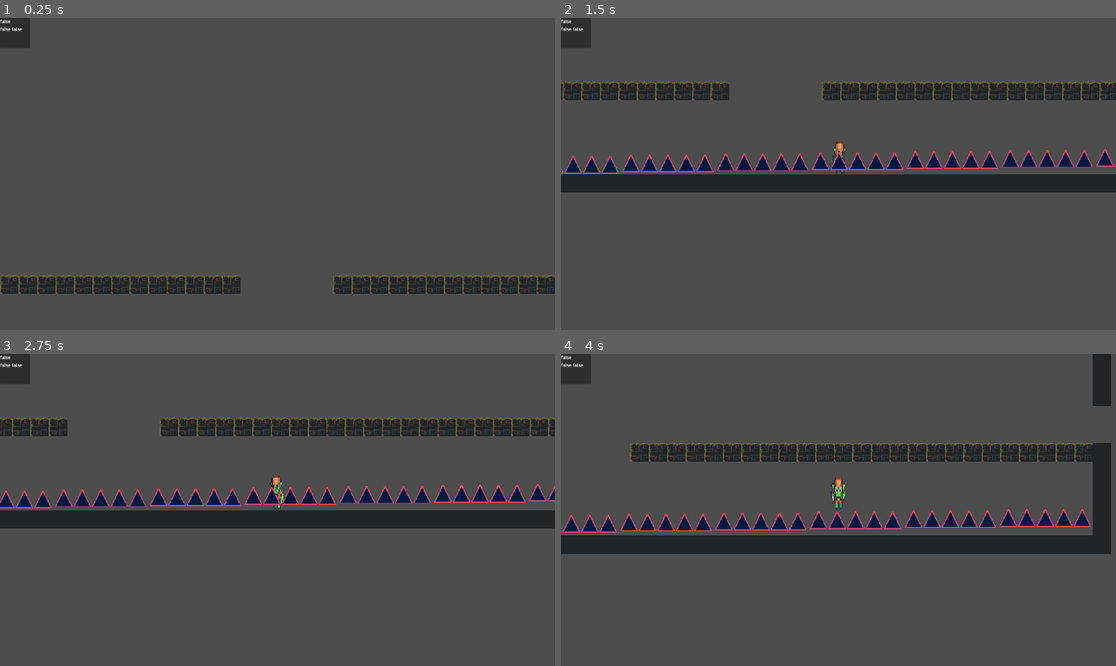
Above: before the commit, frames 1-4 (two rows, left to right).
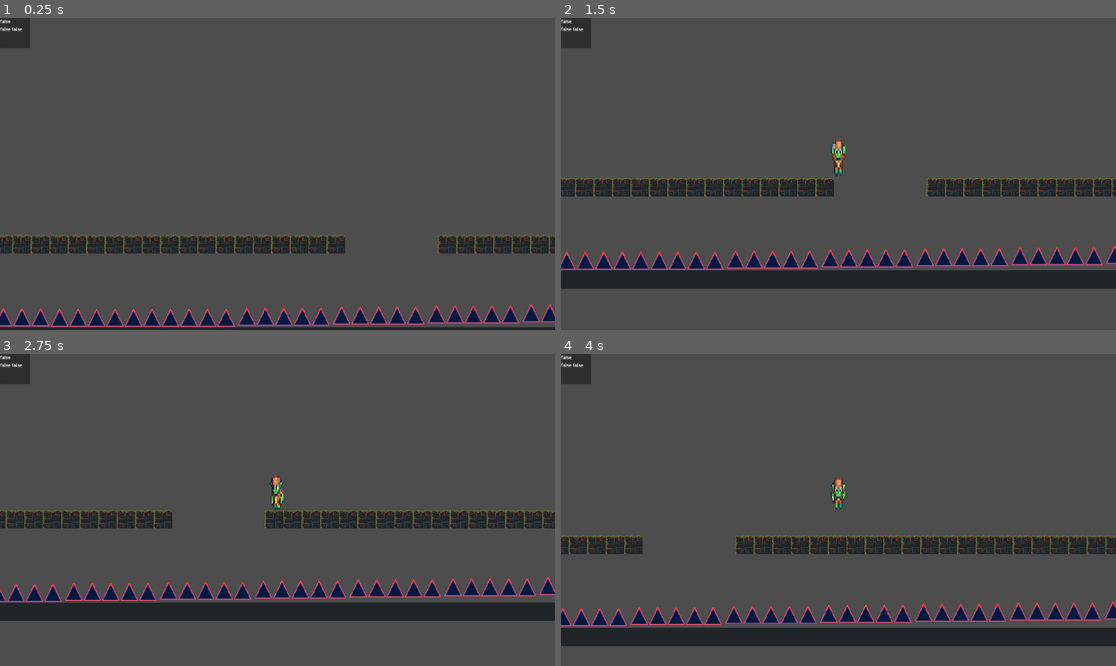
Above: after the commit, the same moments.

Repository: DevFTB/GMTK2024
Game: Godot game, scene res://level_tester.tscn
The game is run twice, just before and just after one commit, with the same random seed, the same clock (stepped at 60 frames per second) and the same inputs. This scene is started directly instead of the project's main scene.
Inputs:
- Up to frame 1 (0.25 s): no input
- Up to frame 2 (1.5 s): hold F (interact) 0.53-1.28 s; hold D (move_right) from 0.53 s (still down); tap Space (jump) at 0.77 s; tap F (interact) at 1.35 s
- Up to frame 3 (2.75 s): tap Space (jump) at 1.52 s; release D (move_right) at 2.03 s; hold A (move_left) from 2.03 s (still down); hold F (interact) from 2.03 s (still down)
- Up to frame 4 (4 s): release A (move_left) at 2.78 s; release F (interact) at 2.78 s; hold D (move_right) from 2.78 s (still down); tap F (interact) at 2.85 s; tap Space (jump) at 3.02, 3.77 s; hold F (interact) from 3.53 s (still down)

The runs differ from the first frame. In frame 1, 14% of the frame differs, in the area x 0-100%, y 69-100%; in frame 2, 22%, in the area x 0-100%, y 20-87%; in frame 3, 19%; in frame 4, 21%.

Commit message:
fixing level transition code

Diff:
--- a/level/components/level_transition/level_transition.gd
+++ b/level/components/level_transition/level_transition.gd
@@ -2,12 +2,13 @@
 
 signal change_level(level_name, spawn_point_name)
 
-@onready var player_interactor: PlayerInteractor = $PlayerInteractor
 @export var level_name: String
 @export var spawn_point_name: String
 
+@onready var player_interactor: PlayerInteractor = $PlayerInteractor
+
 func _ready() -> void:
-	$PlayerInteractor.player_entered.connect(_on_player_interactor_player_entered)
+	player_interactor.player_entered.connect(_on_player_interactor_player_entered)
 
 func _on_player_interactor_player_entered(player: Player) -> void:
 	#print("entered", self, self.name)
--- a/level/level.gd
+++ b/level/level.gd
@@ -1,10 +1,17 @@
 extends Node2D
-
+class_name Level
 
 @export var camera_min_x: int
 @export var camera_max_x: int
 @export var camera_min_y: int
 @export var camera_max_y: int
+
+var level_transisitons:
+	get = get_level_transitions
+
+func _ready() -> void:
+	if not $LevelTransitions:
+		push_error("Level has no transitions node")
 
 # returns min_x, max_x, min_y, max_y
 func get_camera_bounds():
@@ -14,3 +21,10 @@
 	var bottom_right_corner = boundary_rect.end
 	#if not camera_max_x:
 		#camera_max_x = tilemap.map_to_local()
+
+func get_level_transitions() -> Array:
+	var level_transitions := $LevelTransitions
+	if level_transisitons:
+		return level_transisitons.get_children()
+	else:
+		return []
--- a/level/world.gd
+++ b/level/world.gd
@@ -11,7 +11,6 @@
 @onready var spawn_point: Node2D = $SpawnPoint
 @onready var player: Player = $Player
 
-
 func _ready() -> void:
 	player.global_position = spawn_point.global_position
 	player.killed.connect(_on_player_kill)
@@ -23,7 +22,8 @@
 func load_level(new_level: PackedScene, spawn_point_name: String) -> void:
 	level.queue_free()
 	level = new_level.instantiate()
-	self.add_child(level)
+	add_child(level)
+
 	spawn_point.global_position = level.get_node("Spawns").get_node(spawn_point_name).global_position
 	player.global_position = spawn_point.global_position
 
@@ -35,15 +35,18 @@
 	level_transition_screen.visible = false
 	resume()
 
+
+
 	connect_level_transitions(level)
 
 func _on_level_transition(level_name: String, spawn_point_name: String):
 	assert(levels.has(level_name), "level %s not in levels dictionary" % level_name)
 	load_level(levels[level_name], spawn_point_name)
 
-func connect_level_transitions(level):
-	for c in level.get_node("LevelTransitions").get_children():
-		c.change_level.connect(_on_level_transition)
+func connect_level_transitions(level: Level):
+	if level.level_transisitons:
+		for c in level.level_transisitons:
+			c.change_level.connect(_on_level_transition)
 
 # TODO: do i need to stop more when pausing and resuming?
 func pause():
--- a/level_tester.tscn
+++ b/level_tester.tscn
@@ -1,7 +1,7 @@
 [gd_scene load_steps=9 format=3 uid="uid://cnaxl32si8phc"]
 
 [ext_resource type="Script" path="res://main.gd" id="1_cmdjv"]
-[ext_resource type="Script" path="res://world.gd" id="2_l61em"]
+[ext_resource type="Script" path="res://level/world.gd" id="2_l61em"]
 [ext_resource type="PackedScene" uid="uid://ddwfgepcoitce" path="res://entity/player/player.tscn" id="3_f6g5f"]
 [ext_resource type="PackedScene" uid="uid://dn1pv1sfl065b" path="res://level/level_scenes/level1.tscn" id="4_1a48l"]
 [ext_resource type="PackedScene" uid="uid://c6jlqamc5l531" path="res://level/level_scenes/leveltest.tscn" id="4_4v16t"]
@@ -74,6 +74,7 @@
 texture = ExtResource("7_uarww")
 
 [node name="LevelTransitionScreen" type="Control" parent="CanvasLayer"]
+unique_name_in_owner = true
 visible = false
 layout_mode = 3
 anchors_preset = 15
--- a/main.gd
+++ b/main.gd
@@ -1,2 +1,3 @@
 extends Node
+
 @onready var player: Player = $World/Player
--- a/main.tscn
+++ b/main.tscn
@@ -1,10 +1,11 @@
-[gd_scene load_steps=23 format=4 uid="uid://dheorebroev8w"]
+[gd_scene load_steps=24 format=4 uid="uid://dheorebroev8w"]
 
 [ext_resource type="TileSet" uid="uid://b73oh2j4enl2e" path="res://level/level_tileset.tres" id="1_c5hwl"]
 [ext_resource type="Script" path="res://main.gd" id="1_rs1g5"]
 [ext_resource type="Script" path="res://level/world.gd" id="2_lml2l"]
 [ext_resource type="PackedScene" uid="uid://ddwfgepcoitce" path="res://entity/player/player.tscn" id="3_yqlic"]
 [ext_resource type="Texture2D" uid="uid://pgy5hs6anvdn" path="res://level/components/spikes/boulder.png" id="4_bfgoy"]
+[ext_resource type="Script" path="res://level/level.gd" id="4_uaw0u"]
 [ext_resource type="PackedScene" uid="uid://cjybd10jscmqw" path="res://level/components/size_changer/size_changer.tscn" id="4_ytqrs"]
 [ext_resource type="Texture2D" uid="uid://bb6pd6cyjs4wa" path="res://level/parallax-mountain-bg.png" id="5_0243f"]
 [ext_resource type="PackedScene" uid="uid://b1n6yi2vb51yw" path="res://level/components/spikes/spikes.tscn" id="6_d2dco"]
@@ -33,85 +34,90 @@
 [node name="World" type="Node2D" parent="."]
 script = ExtResource("2_lml2l")
 
-[node name="Platforms" type="TileMapLayer" parent="World"]
+[node name="Player" parent="World" instance=ExtResource("3_yqlic")]
+
+[node name="SpawnPoint" type="Node2D" parent="World"]
+
+[node name="Level" type="Node2D" parent="World"]
+script = ExtResource("4_uaw0u")
+
+[node name="Platforms" type="TileMapLayer" parent="World/Level"]
 tile_map_data = PackedByteArray("AAD//wAAAAAAAAAAAAAAAAAAAAABAAAAAAABAAAAAAABAAAAAAACAAAAAAACAAAAAAAFAAoAAAABAAEAAAAFAA …(44896 unchanged characters)…
 tile_set = ExtResource("1_c5hwl")
 
-[node name="Decor" type="TileMapLayer" parent="World"]
+[node name="Decor" type="TileMapLayer" parent="World/Level"]
 tile_map_data = PackedByteArray("AAASAAYAAAAAAAYAAAASAAUAAAAAAAUAAAATAAUAAAABAAUAAAAVAP3/AAAAAAUAAAAYAP3/AAACAAUAAAAXAP …(496 unchanged characters)…
 tile_set = ExtResource("1_c5hwl")
 
-[node name="PushableObject" type="RigidBody2D" parent="World" groups=["activator"]]
+[node name="PushableObject" type="RigidBody2D" parent="World/Level" groups=["activator"]]
 position = Vector2(272, -96)
 collision_layer = 16
 mass = 10.0
 linear_damp = 0.4
 
-[node name="Sprite2D" type="Sprite2D" parent="World/PushableObject"]
+[node name="Sprite2D" type="Sprite2D" parent="World/Level/PushableObject"]
 texture = ExtResource("4_bfgoy")
 
-[node name="CollisionShape2D" type="CollisionShape2D" parent="World/PushableObject"]
+[node name="CollisionShape2D" type="CollisionShape2D" parent="World/Level/PushableObject"]
 shape = SubResource("CircleShape2D_5pb40")
 
-[node name="Player" parent="World" instance=ExtResource("3_yqlic")]
-
-[node name="SizeChanger" parent="World" instance=ExtResource("4_ytqrs")]
+[node name="SizeChanger" parent="World/Level" instance=ExtResource("4_ytqrs")]
 position = Vector2(64, 0)
 
-[node name="Fan" parent="World" instance=ExtResource("15_0nl63")]
+[node name="Fan" parent="World/Level" instance=ExtResource("15_0nl63")]
 position = Vector2(448, 224)
 force = Vector2(0, -200)
 inverted_self = true
 
-[node name="Spikes" parent="World" instance=ExtResource("6_d2dco")]
+[node name="Spikes" parent="World/Level" instance=ExtResource("6_d2dco")]
 position = Vector2(192, 224)
 number_of_spikes = 10
 
-[node name="SpawnPoint" type="Node2D" parent="World"]
-
-[node name="Switch" parent="World" node_paths=PackedStringArray("listeners") instance=ExtResource("8_4wsop")]
+[node name="Switch" parent="World/Level" node_paths=PackedStringArray("listeners") instance=ExtResource("8_4wsop")]
 script = ExtResource("9_g2o1s")
 listeners = [NodePath("../Fan"), NodePath("../MovingPlatform")]
 
-[node name="PressurePlate" parent="World" node_paths=PackedStringArray("listeners") instance=ExtResource("10_4e23f")]
+[node name="PressurePlate" parent="World/Level" node_paths=PackedStringArray("listeners") instance=ExtResource("10_4e23f")]
 listeners = [NodePath("../MovingPlatform")]
 
-[node name="MovingPlatform" parent="World" instance=ExtResource("10_j8sl6")]
+[node name="MovingPlatform" parent="World/Level" instance=ExtResource("10_j8sl6")]
 position = Vector2(400, -192)
 
-[node name="TurretCamera" type="Node2D" parent="World"]
+[node name="TurretCamera" type="Node2D" parent="World/Level"]
 position = Vector2(-432, -16)
 script = ExtResource("13_amm0k")
 
-[node name="RayCast2D" type="RayCast2D" parent="World/TurretCamera"]
+[node name="RayCast2D" type="RayCast2D" parent="World/Level/TurretCamera"]
 target_position = Vector2(248, 0)
 collision_mask = 4
 hit_from_inside = true
 
-[node name="RayShooter" type="Node2D" parent="World/TurretCamera"]
+[node name="RayShooter" type="Node2D" parent="World/Level/TurretCamera"]
 script = ExtResource("17_nwmtn")
 ray_color = Color(0.877882, 0.762108, 0.559695, 1)
 ray_length = 24.0
 default_duration = 0.2
 
-[node name="TurretBuild" type="AudioStreamPlayer2D" parent="World/TurretCamera"]
+[node name="TurretBuild" type="AudioStreamPlayer2D" parent="World/Level/TurretCamera"]
 stream = ExtResource("14_y5nci")
 
-[node name="TurretShoot" type="AudioStreamPlayer2D" parent="World/TurretCamera"]
+[node name="TurretShoot" type="AudioStreamPlayer2D" parent="World/Level/TurretCamera"]
 stream = ExtResource("15_p2t8h")
 
-[node name="ShootTimer" type="Timer" parent="World/TurretCamera"]
+[node name="ShootTimer" type="Timer" parent="World/Level/TurretCamera"]
 wait_time = 2.0
 
-[node name="PlayerInteractor" parent="World/TurretCamera" instance=ExtResource("9_ywo7v")]
+[node name="PlayerInteractor" parent="World/Level/TurretCamera" instance=ExtResource("9_ywo7v")]
 rotation = 0.445464
 
-[node name="CollisionPolygon2D" type="CollisionPolygon2D" parent="World/TurretCamera/PlayerInteractor"]
+[node name="CollisionPolygon2D" type="CollisionPolygon2D" parent="World/Level/TurretCamera/PlayerInteractor"]
 position = Vector2(8, -8)
 polygon = PackedVector2Array(0, 0, 0, 16, 240, 80, 240, -56)
 
-[node name="Sprite2D" type="Sprite2D" parent="World/TurretCamera/PlayerInteractor"]
+[node name="Sprite2D" type="Sprite2D" parent="World/Level/TurretCamera/PlayerInteractor"]
 texture = SubResource("PlaceholderTexture2D_icrty")
+
+[node name="LevelTransitions" type="Node2D" parent="World/Level"]
 
 [node name="CanvasLayer" type="CanvasLayer" parent="."]
 
